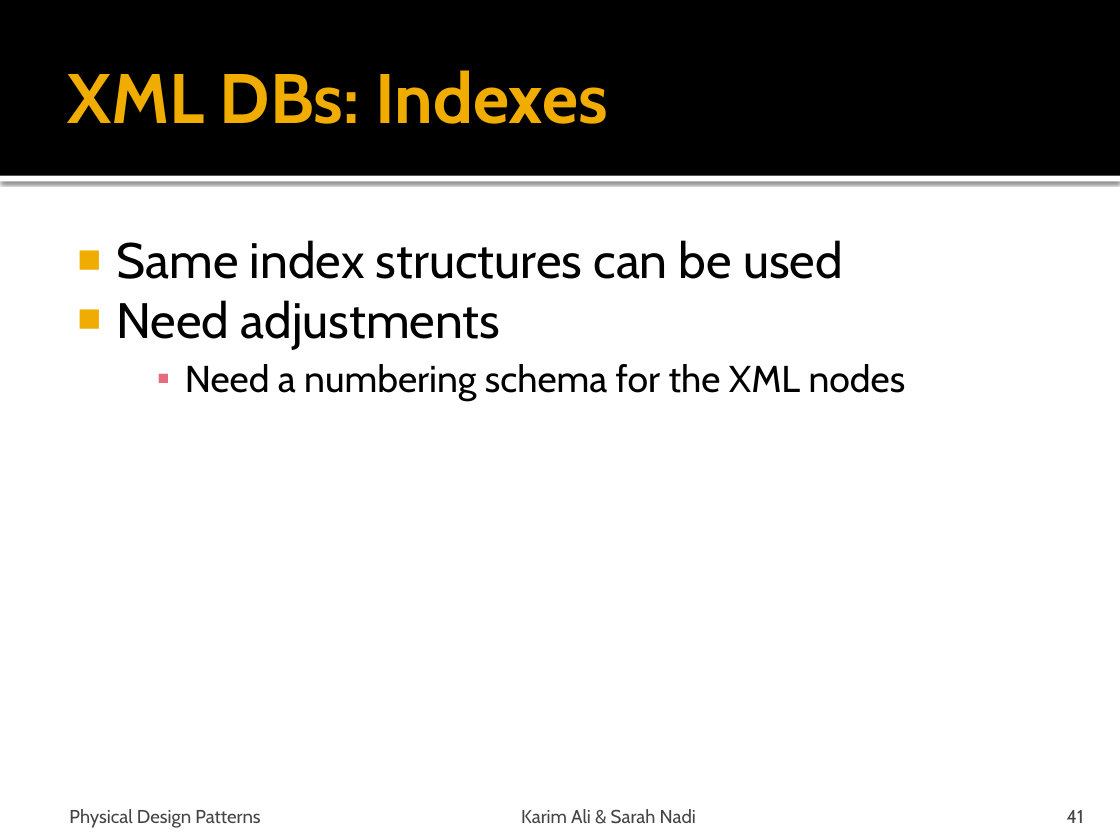
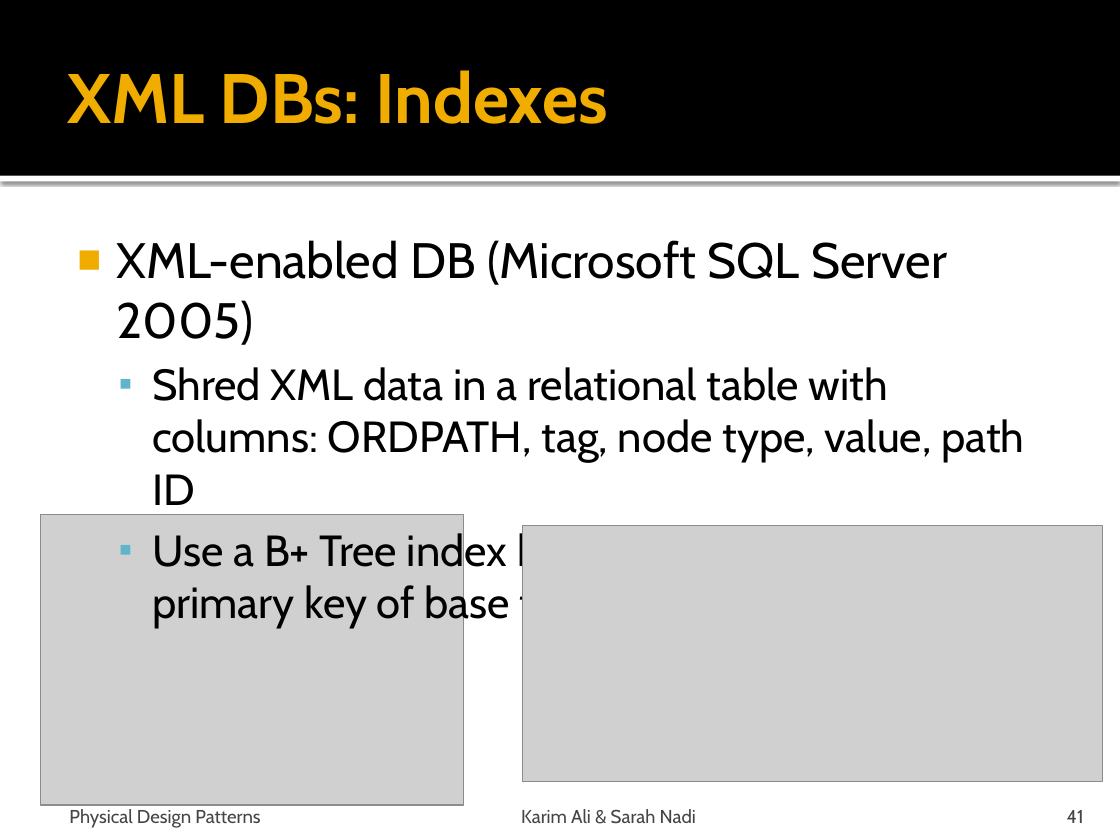
Before and after one commit to snadi/cs848-db, a slide deck: slide 41 of cs848-db/PhysDesignPres.pptx. Drawn at 1120x840 pixels with LibreOffice and Linux fonts; fonts in the diff are those of the drawing; grey boxes stand for pictures. Boxes give left, top, right and bottom in pixels: in the first picture for what was removed or moved away, otherwise in the second. Text is boxed around its words. In the diff, an @@ line names an element or a change of style, - is before the commit and + after.

```diff
--- a/cs848-db/PhysDesignPres.pptx
+++ b/cs848-db/PhysDesignPres.pptx
@@ text at (x1=116, y1=240, x2=1024, y2=628): text changed; size 32 to 28 pt @@
-■ Same index structures can be used
-■ Need adjustments
-    ▪ Need a numbering schema for the XML nodes
+■ XML-enabled DB (Microsoft SQL Server 2005)
+  ▪ Shred XML data in a relational table with columns: ORDPATH, tag, node type, value, path ID
+  ▪ Use a B+ Tree index based on combination of primary key of base table & the ORDPATH
@@ picture added at (x1=40, y1=514, x2=464, y2=804) @@
@@ picture added at (x1=523, y1=525, x2=1103, y2=782) @@
```
Also in this commit, not shown: 4 other slides changed, 1 slide added.
